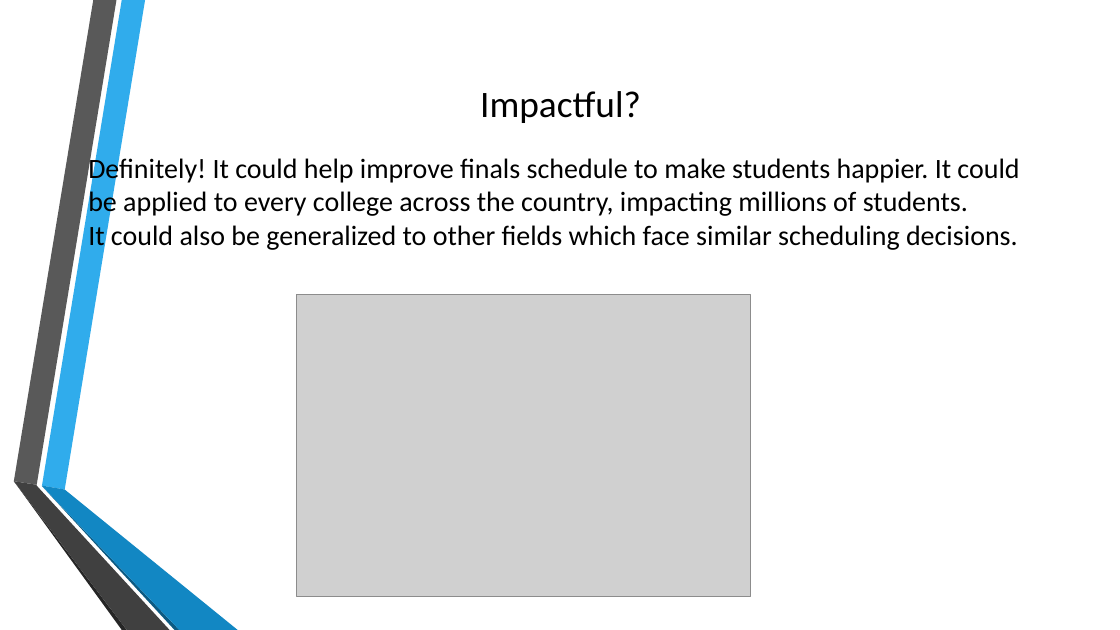
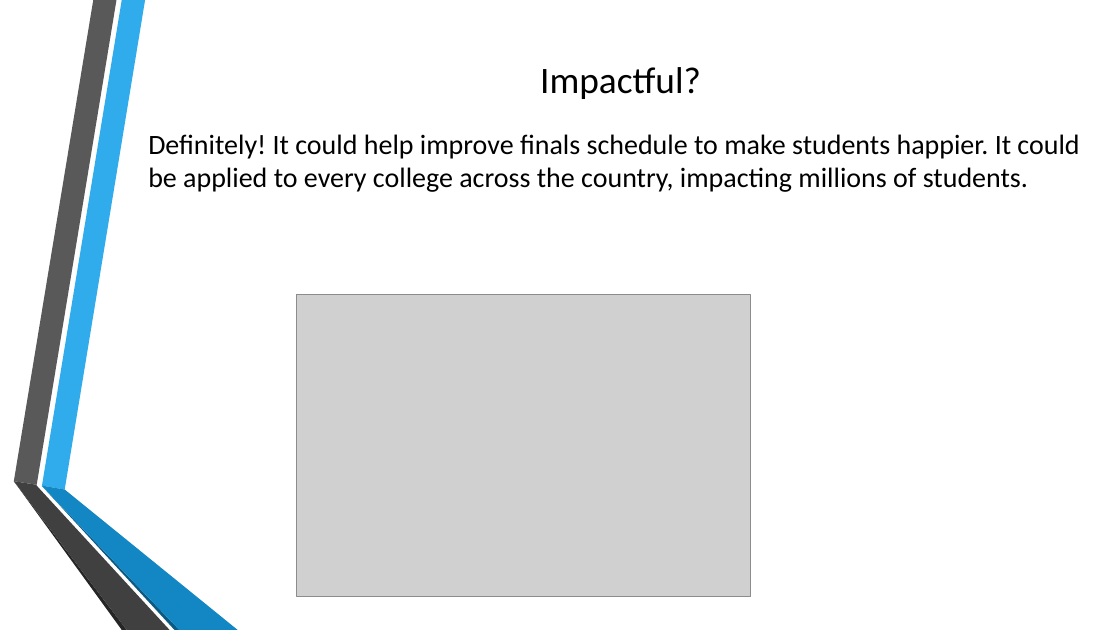
Before and after one commit to rumackaaron/JHacks2016, a slide deck: slide 8 of Making Finals not as Bad.pptx. Drawn at 1120x630 pixels with LibreOffice and Linux fonts; fonts in the diff are those of the drawing; grey boxes stand for pictures; background and template pictures are left out. Boxes give left, top, right and bottom in pixels: in the first picture for what was removed or moved away, otherwise in the second. Text is boxed around its words. In the diff, an @@ line names an element or a change of style, - is before the commit and + after.

```diff
--- a/Making Finals not as Bad.pptx
+++ b/Making Finals not as Bad.pptx
@@ text "Impactful?": place and size @@
-text "Impactful?" at bbox=[88, 91, 1019, 250]
+text "Impactful?" at bbox=[148, 67, 1079, 192]
@@ text at bbox=[88, 225, 1018, 250]: paragraph removed @@
-It could also be generalized to other fields which face similar scheduling decisions.
```
Also in this commit, not shown: 7 other slides changed.
